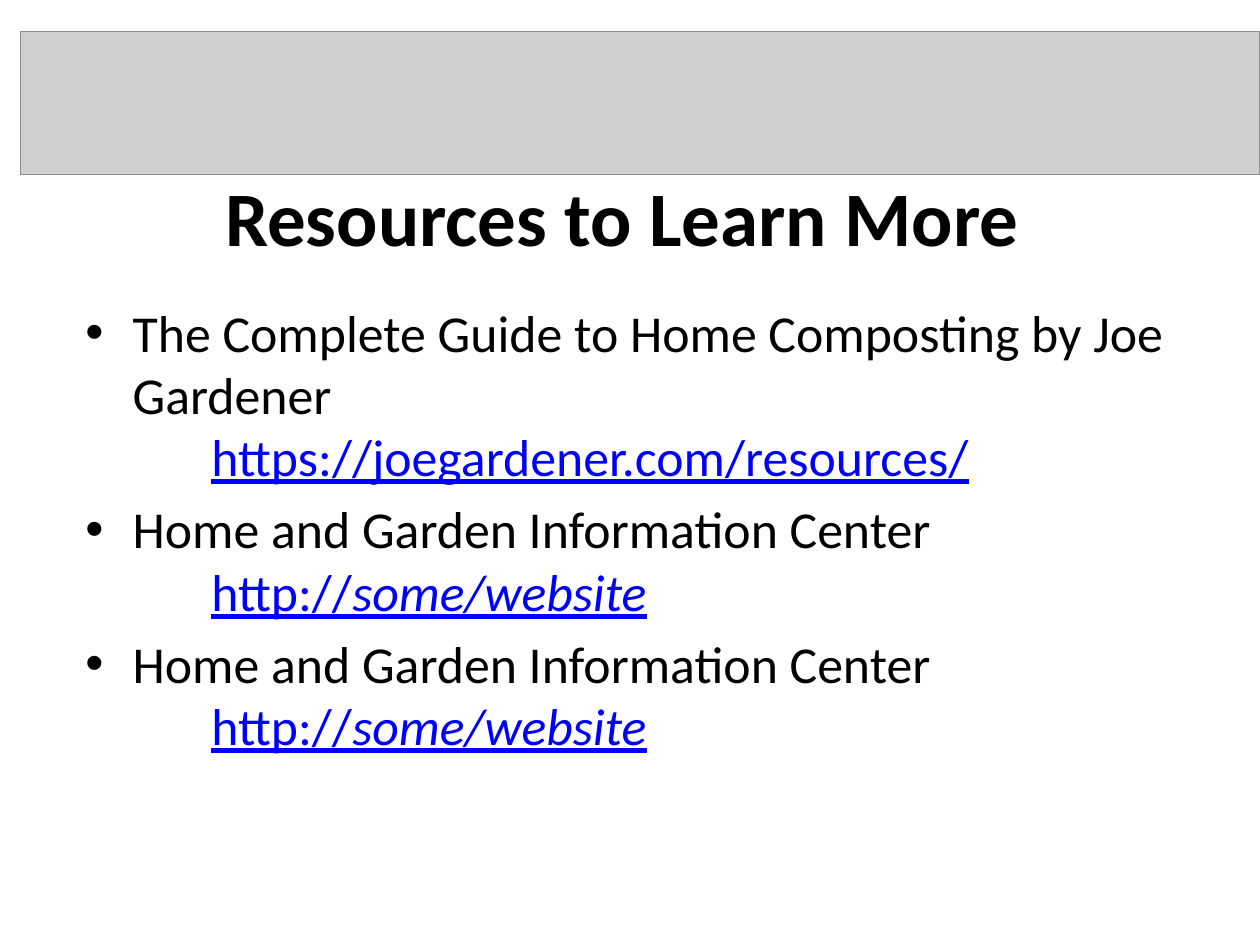
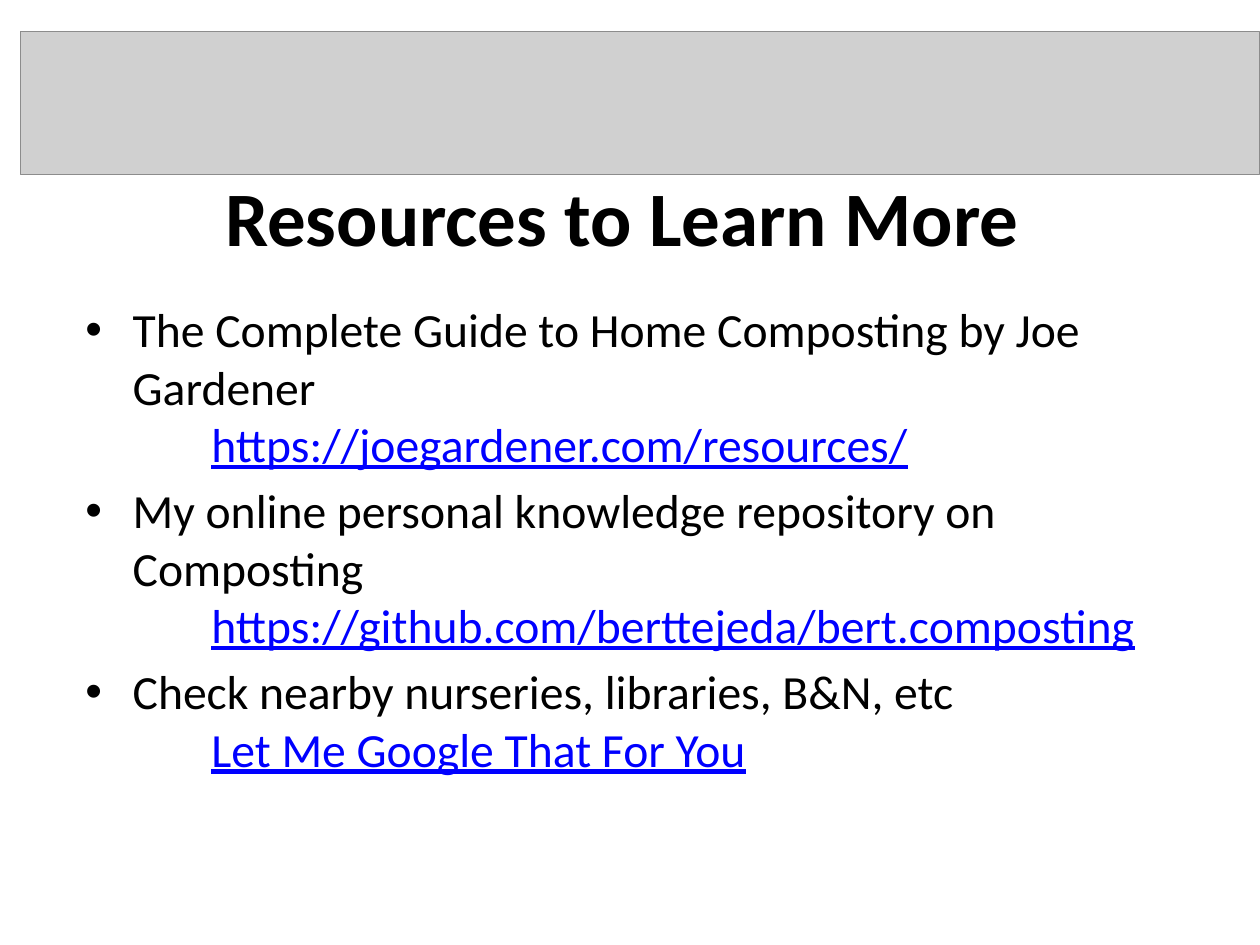
Before and after one commit to berttejeda/bert.composting, a slide deck: slide 16 of Compost Presentation.pptx. Drawn at 1260x945 pixels with LibreOffice and Linux fonts; fonts in the diff are those of the drawing; grey boxes stand for pictures. Boxes give left, top, right and bottom in pixels: in the first picture for what was removed or moved away, otherwise in the second. Text is boxed around its words. In the diff, an @@ line names an element or a change of style, - is before the commit and + after.

Commit message:
Added search term link (lmgtfy) to resources page

```diff
--- a/Compost Presentation.pptx
+++ b/Compost Presentation.pptx
@@ text at (133, 314, 1080, 471): size 29.6 to 27.2 pt in "The Complete Guide to Home Composting by ..." @@
@@ text at (133, 495, 1134, 776): text changed; size 29.6 to 27.2 pt @@
-• Home and Garden Information Center
-  http://some/website
-• Home and Garden Information Center
-  http://some/website
+• My online personal knowledge repository on Composting
+  https://github.com/berttejeda/bert.composting
+• Check nearby nurseries, libraries, B&N, etc
+  Let Me Google That For You
```
Also in this commit, not shown: 1 slide removed.
